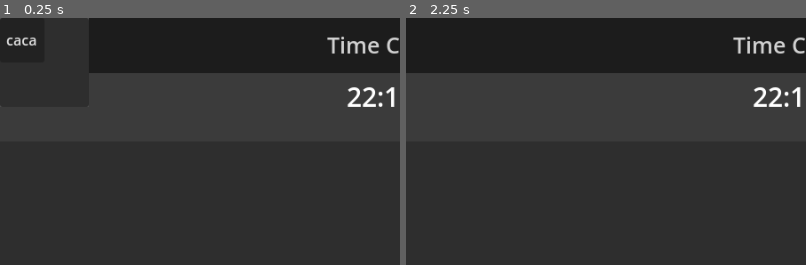
Above: before the commit, frames 1-2 (left to right).
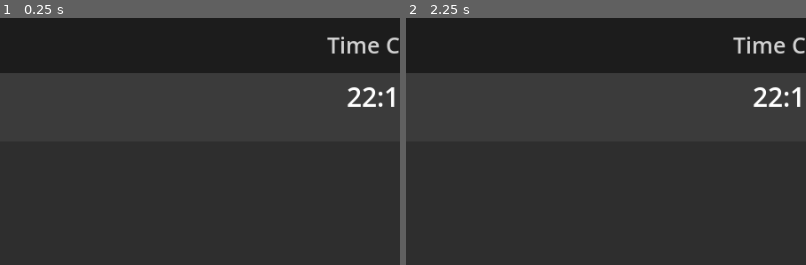
Above: after the commit, the same moments.

Repository: JellyLion/Time-Check
Game: Godot game, scene res://Main.tscn
Same seed, same stepped clock (60 frames per second), same inputs: the game is played once before the commit and once after it.
Inputs (mouse positions are % of the whole screen's width and height, from its top left):
- Up to frame 1 (0.25 s): no input
- Up to frame 2 (2.25 s): click (87, 6) at 0.5 s; click (92, 6) at 1.25 s; click (3, 4) at 2 s, where only the run before the commit has a clickable "caca"
The pictures show only the part of the screen within x 0-50%, y 0-50%; the shares and areas given below are measured in that part.

The runs differ from the first frame. In frame 1, 0.2% of the frame differs, in the area x 0-23%, y 0-12%; in frame 2, nothing differs.

Commit message:
Changed a few variables with some things i learned
Like := for inferred typing
and @export for changing variables on inspector

Diff:
--- a/Main.tscn
+++ b/Main.tscn
@@ -126,6 +126,7 @@
 horizontal_alignment = 1
 vertical_alignment = 1
 script = ExtResource("2_m1bxy")
+minutes_to_call_notification = 2
 
 [node name="Control" type="Control" parent="Background/VBoxContainer/HBoxContainer/VBoxContainer"]
 layout_mode = 2
@@ -134,7 +135,6 @@
 size_flags_stretch_ratio = 2.43
 
 [node name="TimeCheckerNotification" parent="." instance=ExtResource("10_olkbf")]
-initial_position = 0
 visible = false
 borderless = true
 
--- a/Scripts/CurrentTime.gd
+++ b/Scripts/CurrentTime.gd
@@ -1,6 +1,6 @@
 extends Label
 
-var minutes_to_call_notification:int = 1
+@export var minutes_to_call_notification := 1
 var current_time:String
 var current_minute: int
 var last_minute: int
@@ -15,8 +15,7 @@
 	current_time = Time.get_time_string_from_system(false)
 	text = current_time
 	#current time string is formated like this: HH:MM:SS
-	var get_minutes = PackedStringArray([current_time[3],current_time[4]])
-	current_minute = int("".join(get_minutes))
+	current_minute = int(text.get_slice(":", 1))
 	#we will need to operate on hours to, so instead of ending at 59, the minutes
 	#should end at 60 and start at 1
 	if current_minute == 0:
Not shown, added: export_presets.cfg
